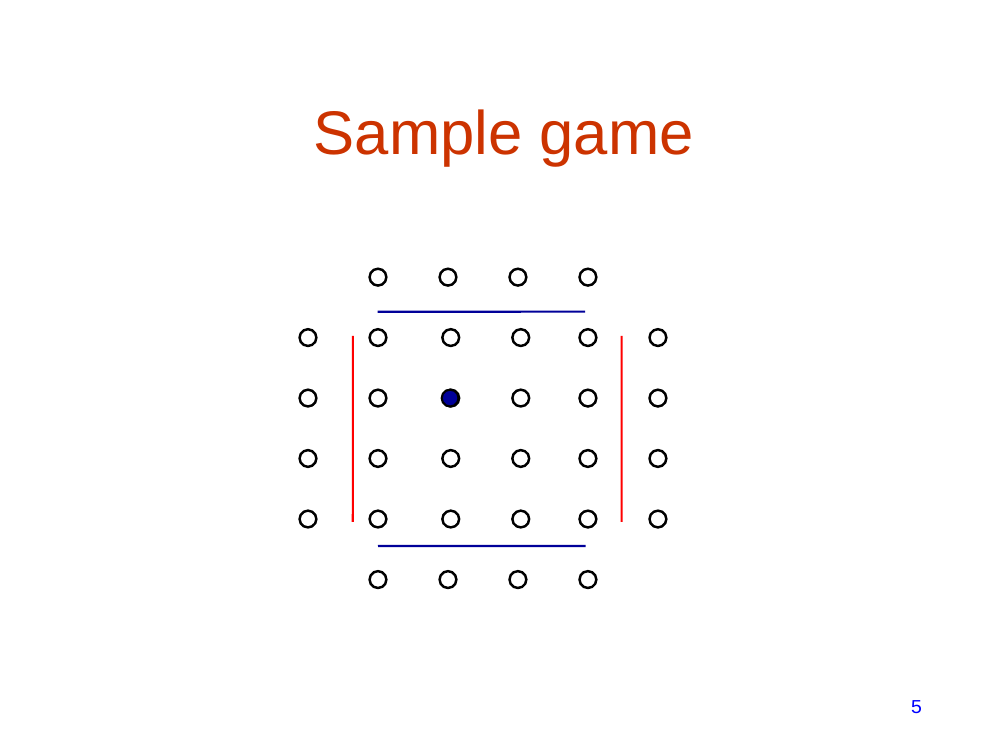
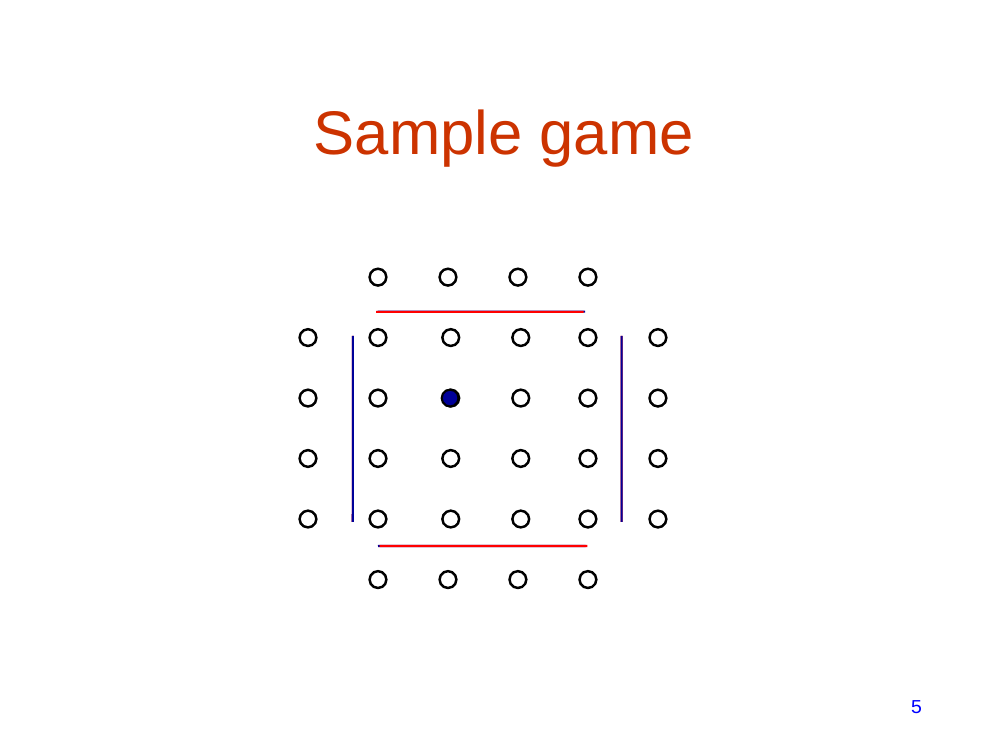
Before and after one commit to lasersox/twixt, a slide deck: slide 5 of docs/twixt_presentation.ppt. Drawn at 1008x756 pixels with LibreOffice and Linux fonts; fonts in the diff are those of the drawing. Boxes give left, top, right and bottom in pixels: in the first picture for what was removed or moved away, otherwise in the second. Text is boxed around its words. In the diff, an @@ line names an element or a change of style, - is before the commit and + after.

```diff
--- a/docs/twixt_presentation.ppt
+++ b/docs/twixt_presentation.ppt
@@ group added at (353, 311, 622, 546): 4 lines @@
```
Also in this commit, not shown: 9 other slides changed, 1 slide removed, 1 other file.
